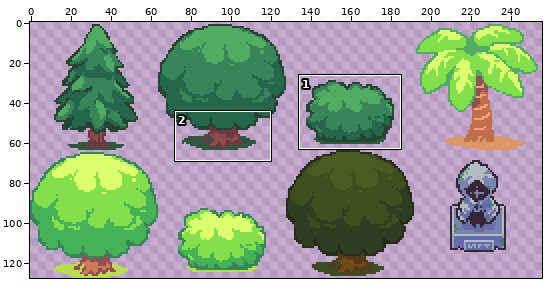
Pixel-art file -- 64x64_Decors.aseprite. Above: a wide view before the commit, with the close-up outlined.
Close-up. As it was:
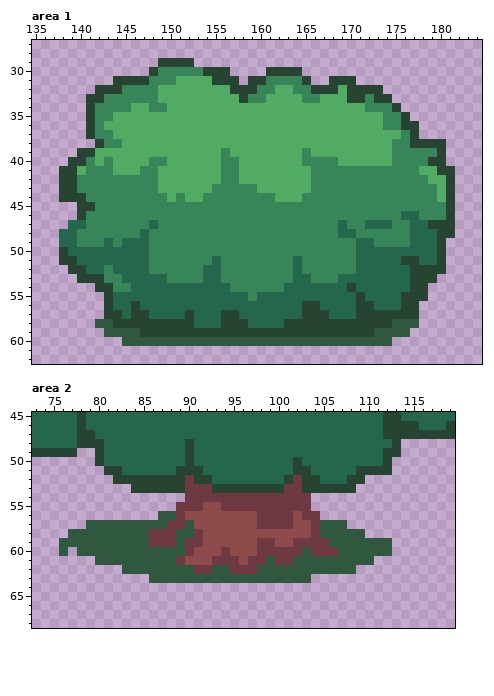
256x128 pixels, 1 frame. Shown: area 1: x 135..184, y 27..62; area 2: x 73..119, y 45..68. The commit also changed other parts of the picture, which this record leaves out.
After the commit:
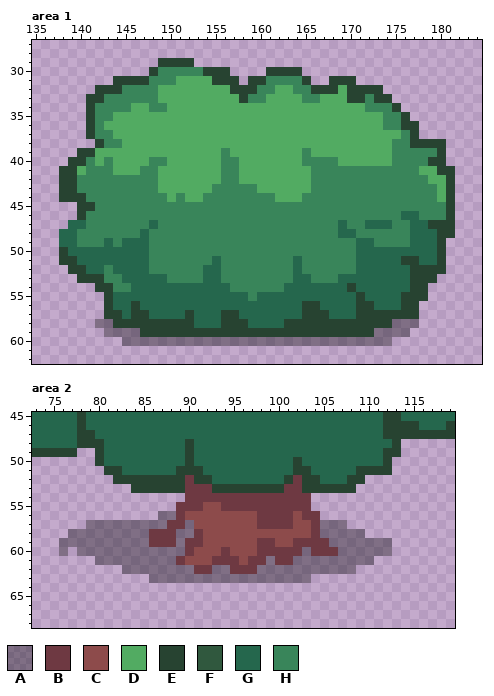
Palette (. is transparent): A #00000059  B #6e3942  C #8d4b4b  D #52ab62  E #274331  F #30583e  G #25674d  H #39855a
From old to new:
Area 1:
The edit turns colour F into colour A in row 58 at x 142 to 143 and 175 to 177; in row 59 at x 143 to 146 and 173 to 176; in row 60 at x 145 to 174.
Area 2:
The edit turns colour F into colour A in row 56 at x 87 to 88; in row 57 at x 79 to 87, 90 and 105 to 107; in row 58 at x 77 to 85, 89 to 90 and 105 to 109; in row 59 at x 76 to 85, 89 and 106 to 112; in row 60 at x 76, 78 to 89, 103 and 107 to 112; in row 61 at x 80 to 88, 99 and 102 to 110.
The edit turns colour F into colour A in row 62 at x 83 to 90, 93 to 94 and 98 to 108; in row 63 at x 86 to 103.
